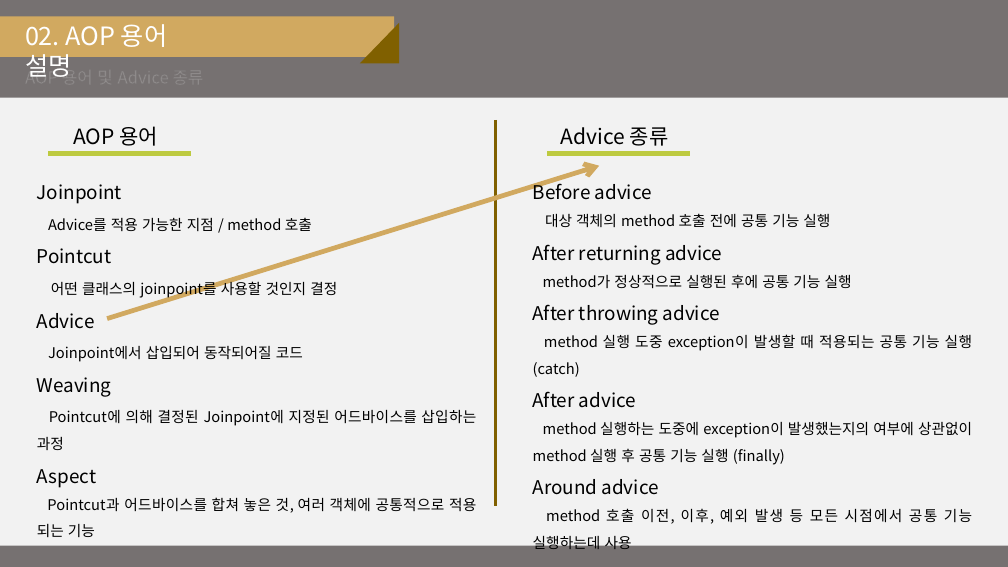
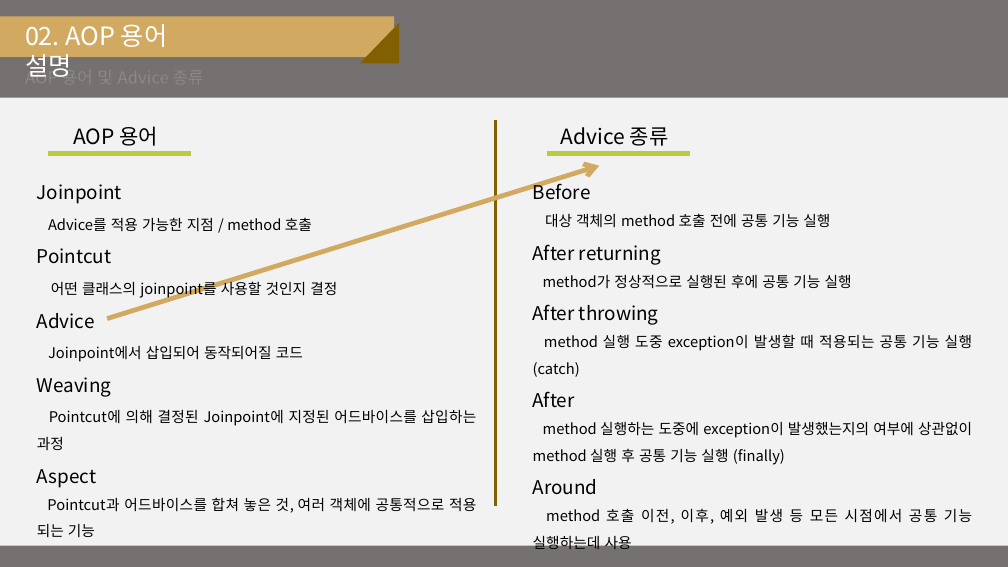
Before and after one commit to djyoon956/Family_C, a slide deck: slide 4 of 01.doc/AOP.pptx. Drawn at 1008x567 pixels with LibreOffice and Linux fonts; fonts in the diff are those of the drawing. Boxes give left, top, right and bottom in pixels: in the first picture for what was removed or moved away, otherwise in the second. Text is boxed around its words. In the diff, an @@ line names an element or a change of style, - is before the commit and + after.

```diff
--- a/01.doc/AOP.pptx
+++ b/01.doc/AOP.pptx
@@ text at (533, 180, 591, 200): text changed @@
-Before advice
+Before
@@ text at (533, 244, 661, 265): text changed @@
-After returning advice
+After returning
@@ text at (533, 304, 659, 325): text changed @@
-After throwing advice
+After throwing
@@ text at (533, 391, 575, 408): text changed @@
-After advice
+After
@@ text at (533, 479, 598, 495): text changed @@
-Around advice
+Around
```
Also in this commit, not shown: 5 other slides changed, 1 other file.
